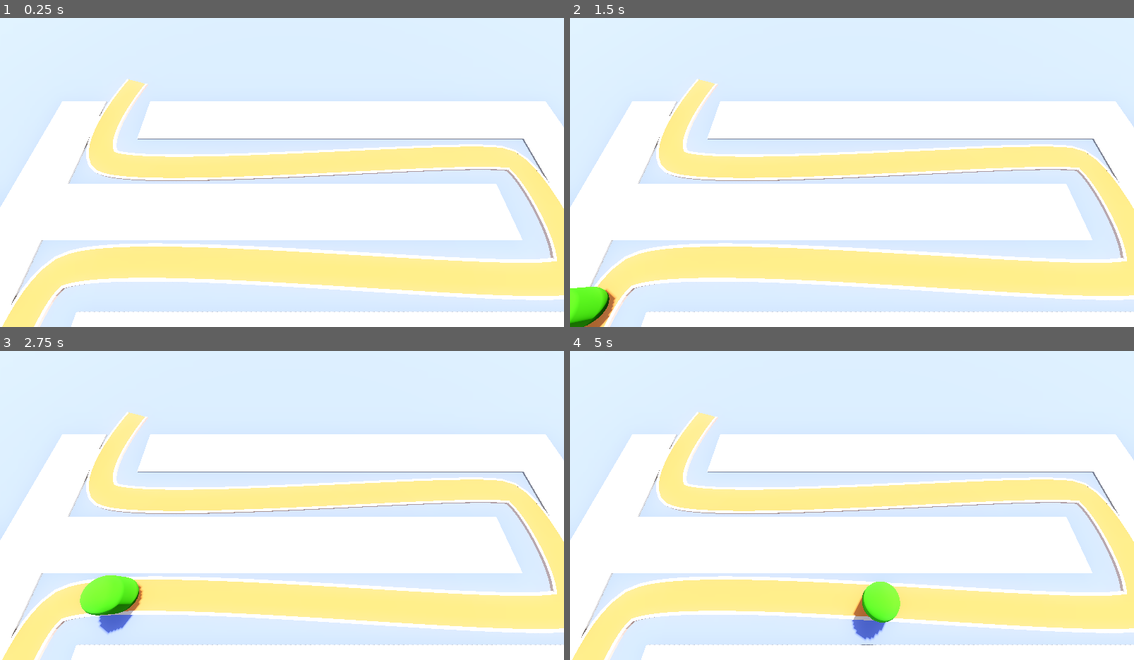
Above: before the commit, frames 1-4 (two rows, left to right).
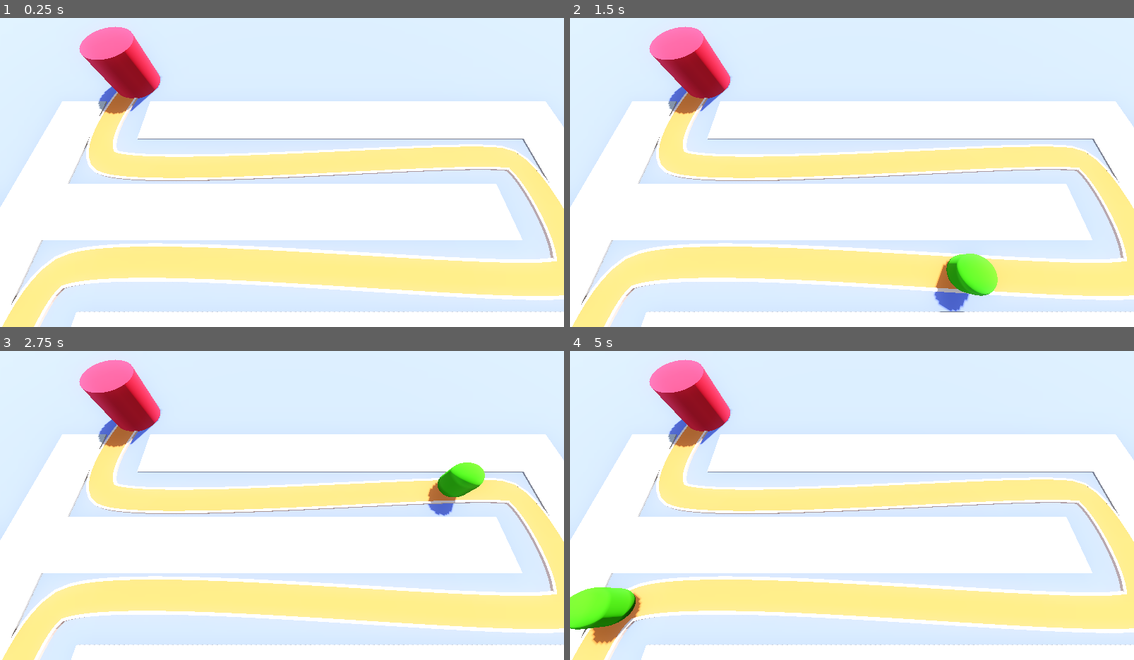
Above: after the commit, the same moments.

Repository: ConnerGordon/barbarian-blaster
Game: Godot game, scene res://levels/baselevel.tscn
Same seed, same stepped clock (60 frames per second), same inputs: the game is played once before the commit and once after it.
Inputs:
- Up to frame 1 (0.25 s): no input
- Up to frame 2 (1.5 s): no input
- Up to frame 3 (2.75 s): no input
- Up to frame 4 (5 s): no input

The runs differ from the first frame. In frame 1, 2.5% of the frame differs, in the area x 14-29%, y 2-32%; in frame 2, 4.9%; in frame 3, 5.0%; in frame 4, 5.3%, in the area x 0-59%, y 2-96%.

Commit message:
create base

Diff:
--- a/enmy/enemy.gd
+++ b/enmy/enemy.gd
@@ -3,6 +3,8 @@
 ## speed of the enemy. what else?
 @export var speed:= 10.0
 
+
+@onready var base : Base = get_tree().get_first_node_in_group("base")
 # Called when the node enters the scene tree for the first time.
 func _ready() -> void:
 	pass # Replace with function body.
@@ -12,3 +14,7 @@
 func _process(delta: float) -> void:
 
 	progress += delta* speed
+
+	if progress_ratio > 1.0:
+		base.take_damage()
+		queue_free()
--- /dev/null
+++ b/levels/base.gd
@@ -0,0 +1,14 @@
+extends Node3D
+class_name Base
+
+func take_damage()->void:
+	print("dmg to base")
+
+# Called when the node enters the scene tree for the first time.
+func _ready() -> void:
+	pass # Replace with function body.
+
+
+# Called every frame. 'delta' is the elapsed time since the previous frame.
+func _process(delta: float) -> void:
+	pass
--- /dev/null
+++ b/levels/base.tscn
@@ -0,0 +1,16 @@
+[gd_scene load_steps=3 format=3 uid="uid://gknf8gmqnulw"]
+
+[ext_resource type="Script" uid="uid://berfh3sajdrk5" path="res://levels/base.gd" id="1_ck4x4"]
+
+[sub_resource type="StandardMaterial3D" id="StandardMaterial3D_pn2tq"]
+albedo_color = Color(1, 0.16470589, 0.27058825, 1)
+
+[node name="Base" type="Node3D" groups=["base"]]
+script = ExtResource("1_ck4x4")
+
+[node name="CSGCylinder3D" type="CSGCylinder3D" parent="."]
+transform = Transform3D(1, 0, 0, 0, 1, 0, 0, 0, 1, 0, 2, 0)
+radius = 2.0
+height = 4.0
+sides = 32
+material = SubResource("StandardMaterial3D_pn2tq")
--- a/levels/baselevel.tscn
+++ b/levels/baselevel.tscn
@@ -1,7 +1,8 @@
-[gd_scene load_steps=10 format=3 uid="uid://b6pq5wev0qchc"]
+[gd_scene load_steps=11 format=3 uid="uid://b6pq5wev0qchc"]
 
 [ext_resource type="MeshLibrary" uid="uid://cx04xils0dr2q" path="res://meshlibraries/spacelibrary.tres" id="1_ad0v0"]
 [ext_resource type="PackedScene" uid="uid://cme1xrpr3buko" path="res://enmy/enemy.tscn" id="2_n8muh"]
+[ext_resource type="PackedScene" uid="uid://gknf8gmqnulw" path="res://levels/base.tscn" id="3_ty5d8"]
 
 [sub_resource type="ProceduralSkyMaterial" id="ProceduralSkyMaterial_weftf"]
 sky_horizon_color = Color(0.66224277, 0.6717428, 0.6867428, 1)
@@ -106,5 +107,9 @@
 material = SubResource("StandardMaterial3D_ty5d8")
 
 [node name="enemy" parent="Path3D" instance=ExtResource("2_n8muh")]
-transform = Transform3D(0.96859175, 0, 0.2486017, 0, 1, 0, -0.2486017, 0, 0.96859175, -14.184987, 0, 19.048136)
-speed = 5.0
+transform = Transform3D(0.9472682, 0, -0.3203899, 0, 1, 0, 0.3203899, 0, 0.9472682, -13.820627, 0, -6.395462)
+progress = 90.629364
+speed = 20.0
+
+[node name="Base" parent="." groups=["base"] instance=ExtResource("3_ty5d8")]
+transform = Transform3D(1, 0, 0, 0, 1, 0, 0, 0, 1, -13.732395, 0, -6.3202825)
--- a/project.godot
+++ b/project.godot
@@ -14,3 +14,7 @@
 run/main_scene="uid://b6pq5wev0qchc"
 config/features=PackedStringArray("4.5", "Forward Plus")
 config/icon="res://icon.svg"
+
+[global_group]
+
+base=""
Not shown, added: levels/base.gd.uid
